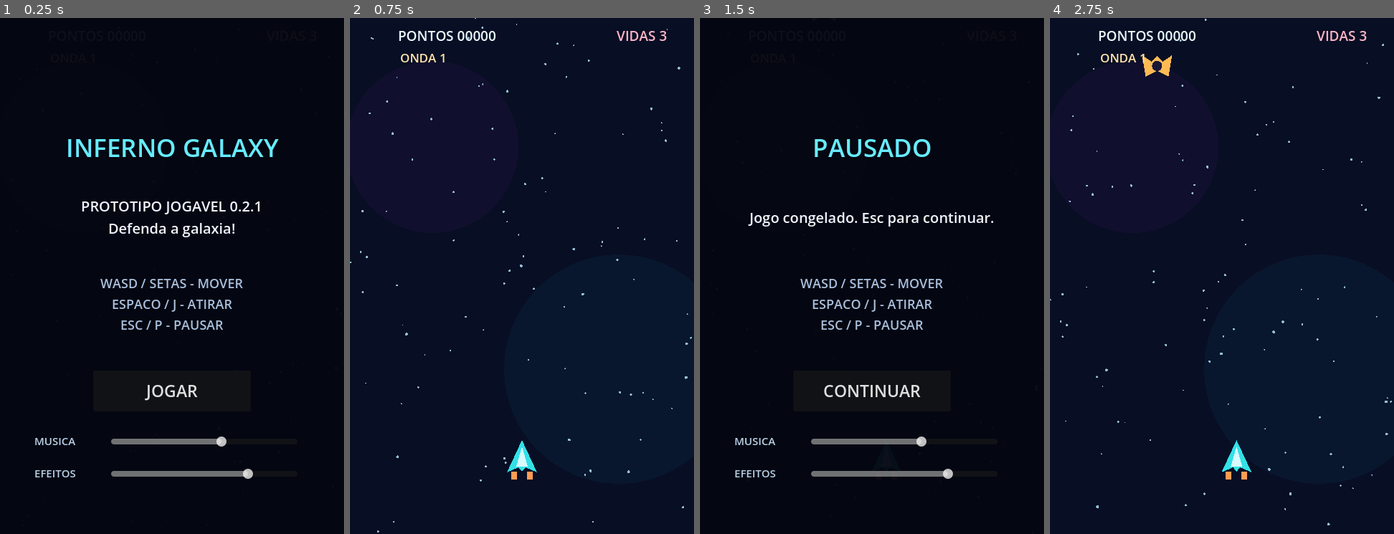
Above: before the commit, frames 1-4 (left to right).
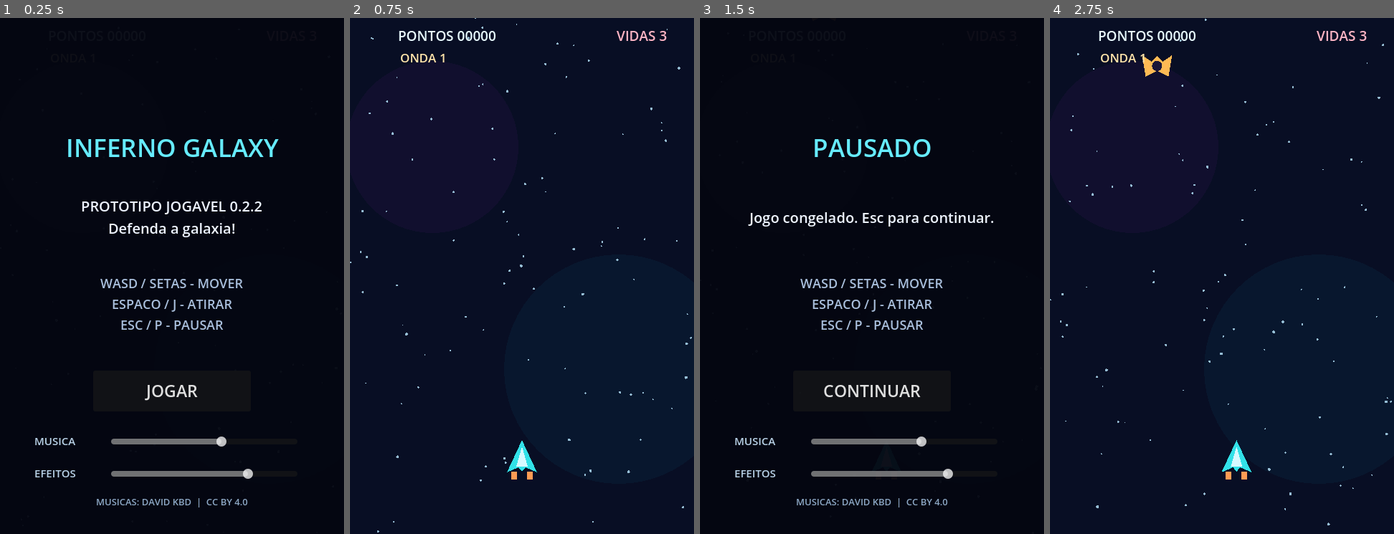
Above: after the commit, the same moments.

Repository: igorgp06/Inferno-Galaxy
Game: Godot game, scene res://scenes/main.tscn
The game is run twice, just before and just after one commit, with the same random seed, the same clock (stepped at 60 frames per second) and the same inputs. Sound files missing from this copy of the repository are replaced by a short silence.
Inputs:
- Up to frame 1 (0.25 s): no input
- Up to frame 2 (0.75 s): click "JOGAR" at 0.5 s
- Up to frame 3 (1.5 s): tap Enter at 1.25 s; hold Right (ui_right) from 1.28 s (still down); tap P at 1.35 s
- Up to frame 4 (2.75 s): tap Space at 1.52 s; release Right (ui_right) at 2 s; click "CONTINUAR" at 2 s

The runs differ from the first frame. In frame 1, 0.3% of the frame differs, in the area x 28-77%, y 35-95%; in frame 2, nothing differs; in frame 3, 0.3%; in frame 4, nothing differs.

Commit message:
Alpha 0.2.3 - Novas fachas musicas que trocam aleatoriamente.

Diff:
--- a/project.godot
+++ b/project.godot
@@ -9,15 +9,19 @@
 config_version=5
 
 [application]
+
 config/name="Inferno Galaxy"
 run/main_scene="res://scenes/main.tscn"
+config/features=PackedStringArray("4.7")
 
 [display]
+
 window/size/viewport_width=480
 window/size/viewport_height=720
 window/stretch/mode="canvas_items"
 
 [rendering]
+
 renderer/rendering_method="gl_compatibility"
 renderer/rendering_method.mobile="gl_compatibility"
 textures/default_filters/use_nearest_mipmap_filter=true
--- a/scripts/audio_manager.gd
+++ b/scripts/audio_manager.gd
@@ -8,6 +8,32 @@
 	"boost": preload("res://assets/audio/boost.wav"),
 	"hit_enemy": preload("res://assets/audio/hit_enemy.wav")
 }
+
+# Playlist: todas as 9 faixas do pacote CC BY 4.0 de David KBD.
+const MUSIC_TRACKS := [
+	preload("res://assets/audio/interstellar_pack/DavidKBD - InterstellarPack - 01 - Interstellar.ogg"),
+	preload("res://assets/audio/interstellar_pack/DavidKBD - InterstellarPack - 02 - Plasma Storm.ogg"),
+	preload("res://assets/audio/interstellar_pack/DavidKBD - InterstellarPack - 03 - Temple of Madness.ogg"),
+	preload("res://assets/audio/interstellar_pack/DavidKBD - InterstellarPack - 04 - Horsehead Nebula.ogg"),
+	preload("res://assets/audio/interstellar_pack/DavidKBD - InterstellarPack - 05 - Forgotten Station.ogg"),
+	preload("res://assets/audio/interstellar_pack/DavidKBD - InterstellarPack - 06 - Hope on the Horizon.ogg"),
+	preload("res://assets/audio/interstellar_pack/DavidKBD - InterstellarPack - 07 - Electric Firework.ogg"),
+	preload("res://assets/audio/interstellar_pack/DavidKBD - InterstellarPack - 08 - Synth Kobra.ogg"),
+	preload("res://assets/audio/interstellar_pack/DavidKBD - InterstellarPack - 09 - Spiral of Plasma.ogg"),
+]
+
+const MUSIC_TITLES := [
+	"Interstellar",
+	"Plasma Storm",
+	"Temple of Madness",
+	"Horsehead Nebula",
+	"Forgotten Station",
+	"Hope on the Horizon",
+	"Electric Firework",
+	"Synth Kobra",
+	"Spiral of Plasma",
+]
+
 const SOUND_LEVELS := {
 	"laser": -8.0,
 	"enemy_laser": -18.0,
@@ -20,6 +46,8 @@
 var players: Dictionary = {}
 var next_player: Dictionary = {}
 var music_player: AudioStreamPlayer
+var shuffled_track_indices: Array[int] = []
+var previous_track_index := -1
 var music_enabled := false
 var music_volume := 0.4
 var effects_volume := 0.75
@@ -29,7 +57,9 @@
 	process_mode = Node.PROCESS_MODE_PAUSABLE
 	music_player = AudioStreamPlayer.new()
 	music_player.name = "MusicPlayer"
-	music_player.stream = preload("res://assets/audio/DavidKBD - InterstellarPack - 01 - Interstellar.ogg")
+	for track in MUSIC_TRACKS:
+		if track is AudioStreamOggVorbis:
+			track.loop = false
 	music_player.finished.connect(_on_music_finished)
 	add_child(music_player)
 	for sound_name in SOUND_FILES:
@@ -75,7 +105,9 @@
 func start_music() -> void:
 	music_enabled = true
 	music_player.stop()
-	music_player.play()
+	shuffled_track_indices.clear()
+	previous_track_index = -1
+	_play_next_track()
 
 func stop_music() -> void:
 	music_enabled = false
@@ -83,4 +115,25 @@
 
 func _on_music_finished() -> void:
 	if music_enabled:
-		music_player.play()
+		_play_next_track()
+
+func _play_next_track() -> void:
+	if not music_enabled or MUSIC_TRACKS.is_empty():
+		return
+	if shuffled_track_indices.is_empty():
+		_shuffle_playlist()
+	var next_index: int = shuffled_track_indices.pop_back()
+	previous_track_index = next_index
+	music_player.stream = MUSIC_TRACKS[next_index]
+	music_player.play()
+	print("[Inferno Galaxy] Tocando: ", MUSIC_TITLES[next_index])
+
+func _shuffle_playlist() -> void:
+	shuffled_track_indices.clear()
+	for i in range(MUSIC_TRACKS.size()):
+		shuffled_track_indices.append(i)
+	shuffled_track_indices.shuffle()
+	if shuffled_track_indices.size() > 1 and shuffled_track_indices.back() == previous_track_index:
+		var first: int = shuffled_track_indices[0]
+		shuffled_track_indices[0] = shuffled_track_indices[shuffled_track_indices.size() - 1]
+		shuffled_track_indices[shuffled_track_indices.size() - 1] = first
--- a/scripts/ui.gd
+++ b/scripts/ui.gd
@@ -17,6 +17,7 @@
 var effects_slider: HSlider
 var volume_label_music: Label
 var volume_label_effects: Label
+var credits_label: Label
 var click_player: AudioStreamPlayer
 var mode := "menu"
 
@@ -34,7 +35,7 @@
 	add_child(overlay)
 
 	title_label = _make_label("INFERNO GALAXY", 35, Color("66ecff"), Vector2(18, 153), Vector2(444, 56), overlay)
-	message_label = _make_label("PROTOTIPO 0.2.1", 20, Color("eef4ff"), Vector2(30, 239), Vector2(420, 78), overlay)
+	message_label = _make_label("PROTOTIPO 0.2.2", 20, Color("eef4ff"), Vector2(30, 239), Vector2(420, 78), overlay)
 	controls_label = _make_label("WASD / SETAS - MOVER\nESPACO / J - ATIRAR\nESC / P - PAUSAR", 18, Color("a9bfdc"), Vector2(35, 345), Vector2(410, 108), overlay)
 
 	main_button = Button.new()
@@ -51,6 +52,8 @@
 	effects_slider = _make_slider(Vector2(155, 624), 0.75)
 	music_slider.value_changed.connect(_on_volume_slider_changed)
 	effects_slider.value_changed.connect(_on_volume_slider_changed)
+
+	credits_label = _make_label("MUSICAS: DAVID KBD  |  CC BY 4.0", 13, Color("8ea9c6"), Vector2(18, 660), Vector2(444, 30), overlay)
 
 	click_player = AudioStreamPlayer.new()
 	click_player.stream = preload("res://assets/audio/click.wav")
@@ -111,7 +114,7 @@
 	mode = "menu"
 	overlay.visible = true
 	title_label.text = "INFERNO GALAXY"
-	message_label.text = "PROTOTIPO JOGAVEL 0.2.1\nDefenda a galaxia!"
+	message_label.text = "PROTOTIPO JOGAVEL 0.2.2\nDefenda a galaxia!"
 	controls_label.visible = true
 	main_button.text = "JOGAR"
 	_show_volume_controls(true)
Not shown, removed: assets/audio/DavidKBD - InterstellarPack - 01 - Interstellar.ogg.import
Not shown, added: assets/audio/interstellar_pack/DavidKBD - InterstellarPack - 01 - Interstellar.ogg.import
Not shown, added: assets/audio/interstellar_pack/DavidKBD - InterstellarPack - 02 - Plasma Storm.ogg.import
Not shown, added: assets/audio/interstellar_pack/DavidKBD - InterstellarPack - 03 - Temple of Madness.ogg.import
Not shown, added: assets/audio/interstellar_pack/DavidKBD - InterstellarPack - 04 - Horsehead Nebula.ogg.import
Not shown, added: assets/audio/interstellar_pack/DavidKBD - InterstellarPack - 05 - Forgotten Station.ogg.import
Not shown, added: assets/audio/interstellar_pack/DavidKBD - InterstellarPack - 06 - Hope on the Horizon.ogg.import
Not shown, added: assets/audio/interstellar_pack/DavidKBD - InterstellarPack - 07 - Electric Firework.ogg.import
Not shown, added: assets/audio/interstellar_pack/DavidKBD - InterstellarPack - 08 - Synth Kobra.ogg.import
Not shown, added: assets/audio/interstellar_pack/DavidKBD - InterstellarPack - 09 - Spiral of Plasma.ogg.import
Not shown, removed: assets/audio/music.wav.import
Not shown, added: CREDITOS_MUSICA.md
(and 10 more such lines)
